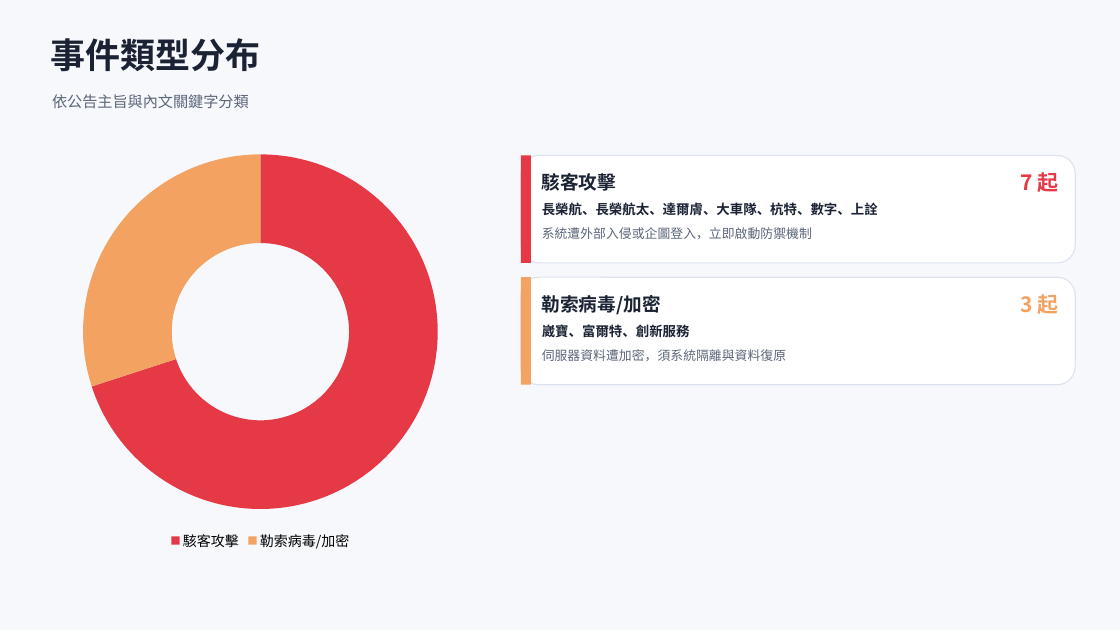
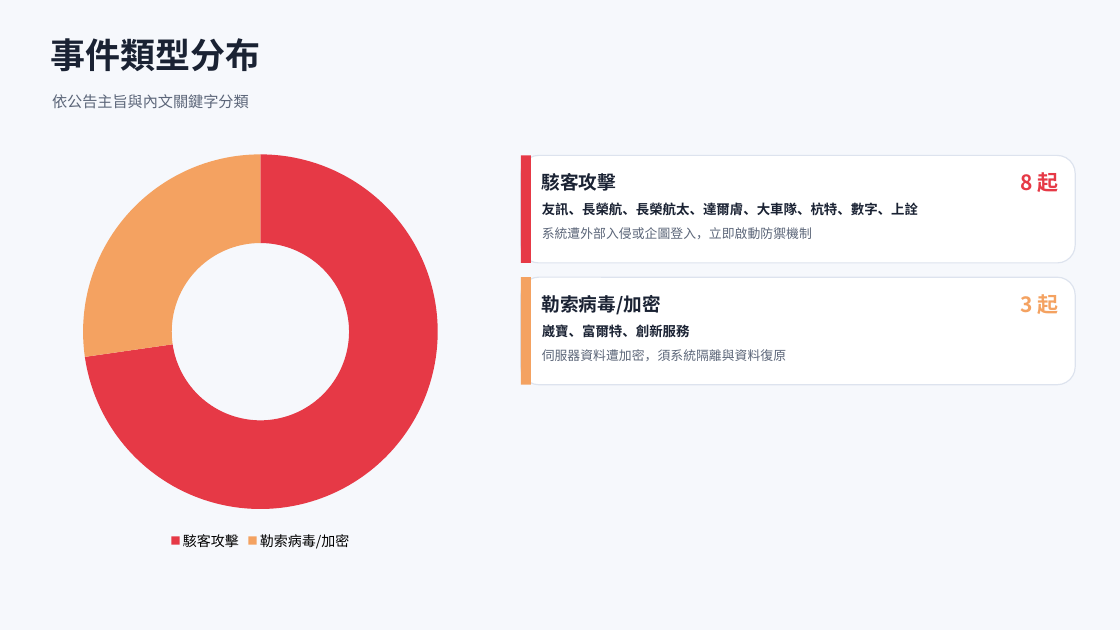
Before and after one commit to Johnnylin77/mops-isec-monitor, a slide deck: slide 3 of 資安事件因應分析.pptx. Drawn at 1120x630 pixels with LibreOffice and Linux fonts; fonts in the diff are those of the drawing. Boxes give left, top, right and bottom in pixels: in the first picture for what was removed or moved away, otherwise in the second. Text is boxed around its words. In the diff, an @@ line names an element or a change of style, - is before the commit and + after.

```diff
--- a/資安事件因應分析.pptx
+++ b/資安事件因應分析.pptx
@@ doughnut chart at [42,143,479,555] @@
@@ Series 1, 駭客攻擊: 70 to 73 @@
@@ Series 1, 勒索病毒/加密: 30 to 27 @@
@@ text at [1020,172,1058,192]: text changed @@
-7 起
+8 起
@@ text at [542,202,918,216]: text changed @@
-長榮航、長榮航太、達爾膚、大車隊、杭特、數字、上詮
+友訊、長榮航、長榮航太、達爾膚、大車隊、杭特、數字、上詮
```
Also in this commit, not shown: 6 other slides changed, 2 other files.
